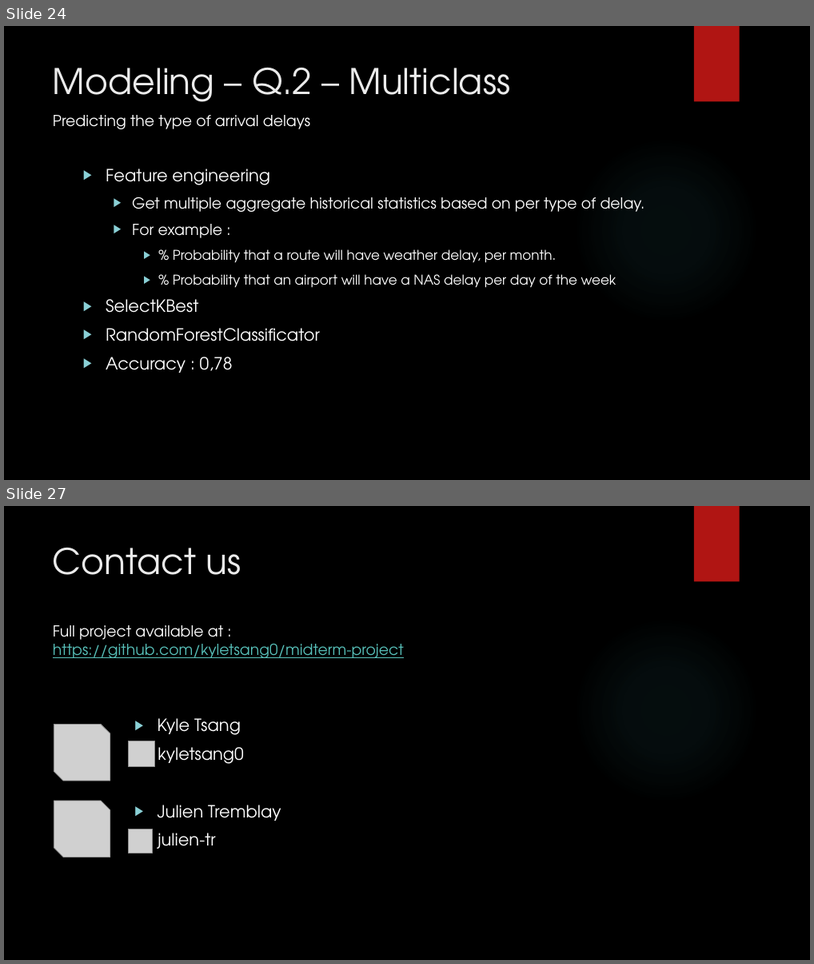
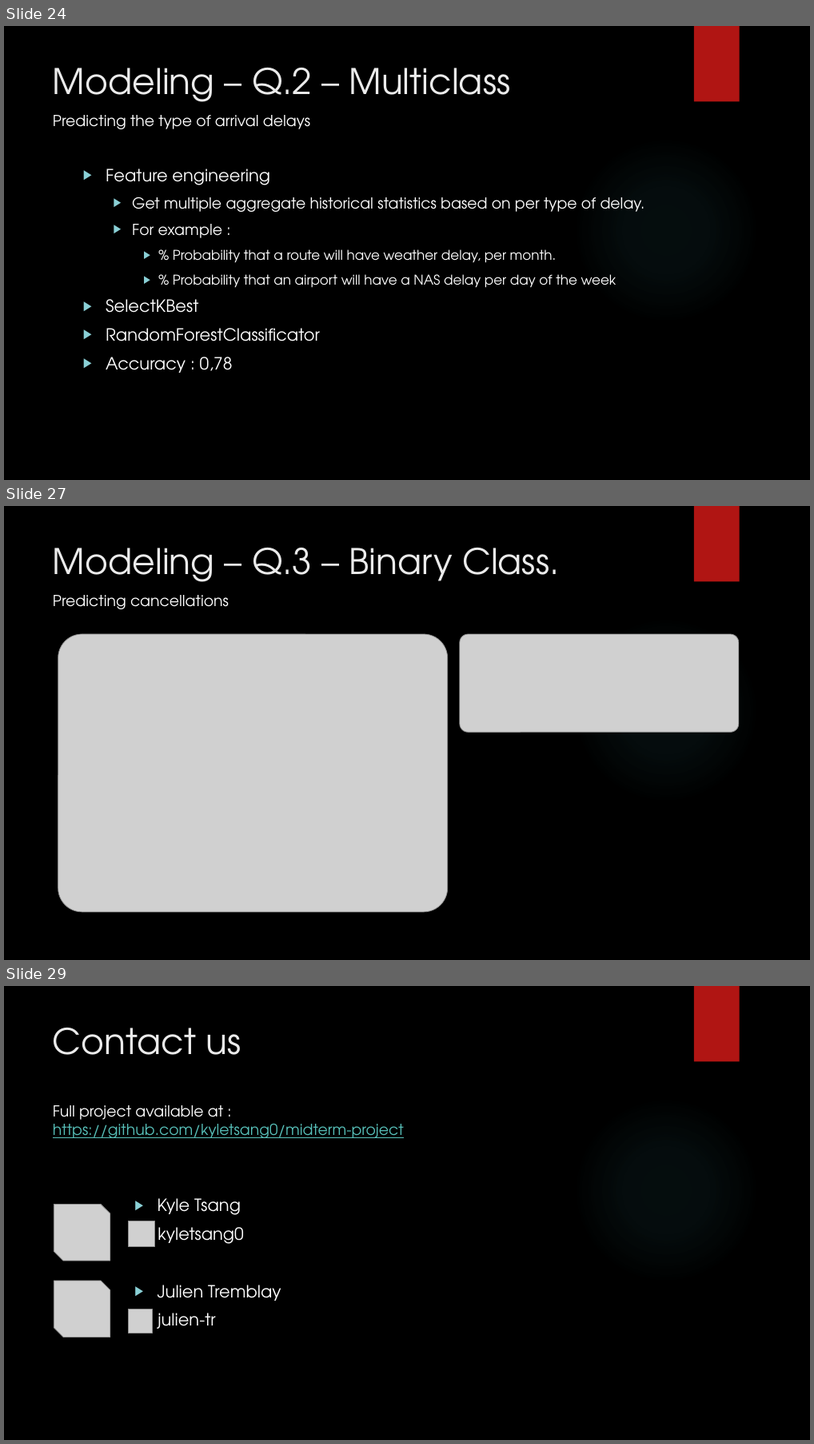
Before and after one commit to kyletsang0/flight-delay-predictor, a slide deck: midterm_presentation.ppsx. Shown one above the other, each under a label of ours: slides 24 and 27 before the commit, slides 24, 27 and 29 after it; the slides between them are not shown. The pictures are 814x964 and 814x1444 pixels, drawn with LibreOffice and Linux fonts; fonts in the diff are those of the drawing; grey boxes stand for pictures; background and template pictures are left out. Boxes give left, top, right and bottom in pixels: in the first picture for what was removed or moved away, otherwise in the second. Text is boxed around its words. In the diff, an @@ line names an element or a change of style, - is before the commit and + after.

```diff
--- a/midterm_presentation.ppsx
+++ b/midterm_presentation.ppsx
@@ slide 27 added at bbox=[4, 506, 810, 960], background picture (left out); not listed: 2 template elements that a slide beside it also shows @@
@@ title added at bbox=[53, 548, 559, 582], 42 pt, text #EBEBEB @@
+Modeling – Q.3 – Binary Class.
@@ text added at bbox=[53, 595, 229, 609], 18 pt, text #FFFFFF @@
+Predicting cancellations
@@ picture added at bbox=[58, 634, 447, 912] @@
@@ picture added at bbox=[460, 634, 740, 732] @@
@@ what was slide 27 is now slide 29 @@
```
Also in this commit, not shown: 6 slides changed, 1 other slide added.
